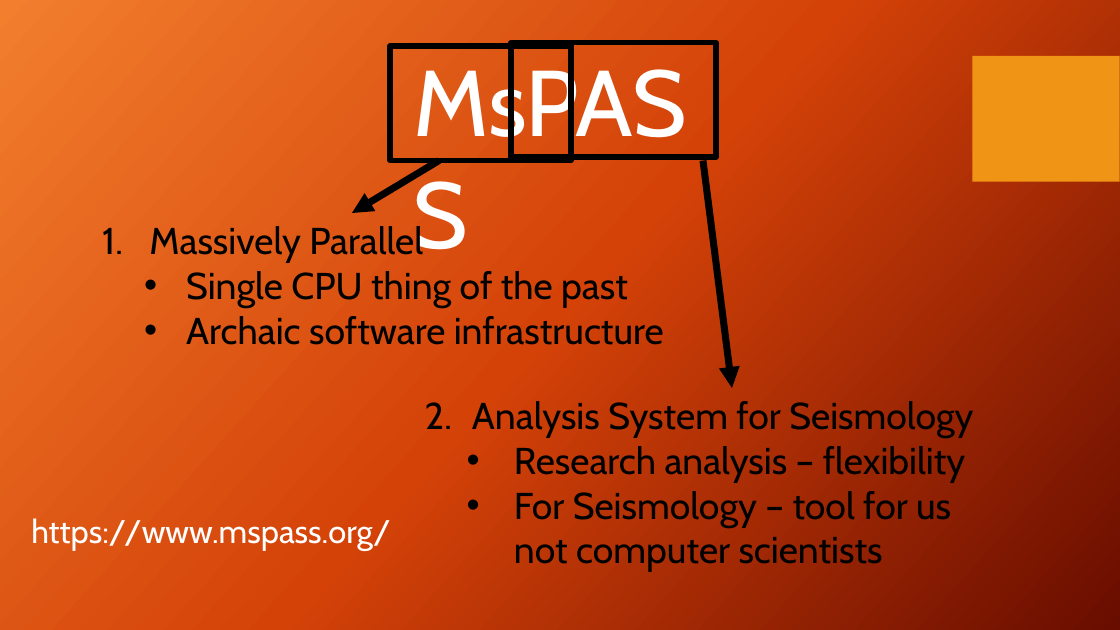
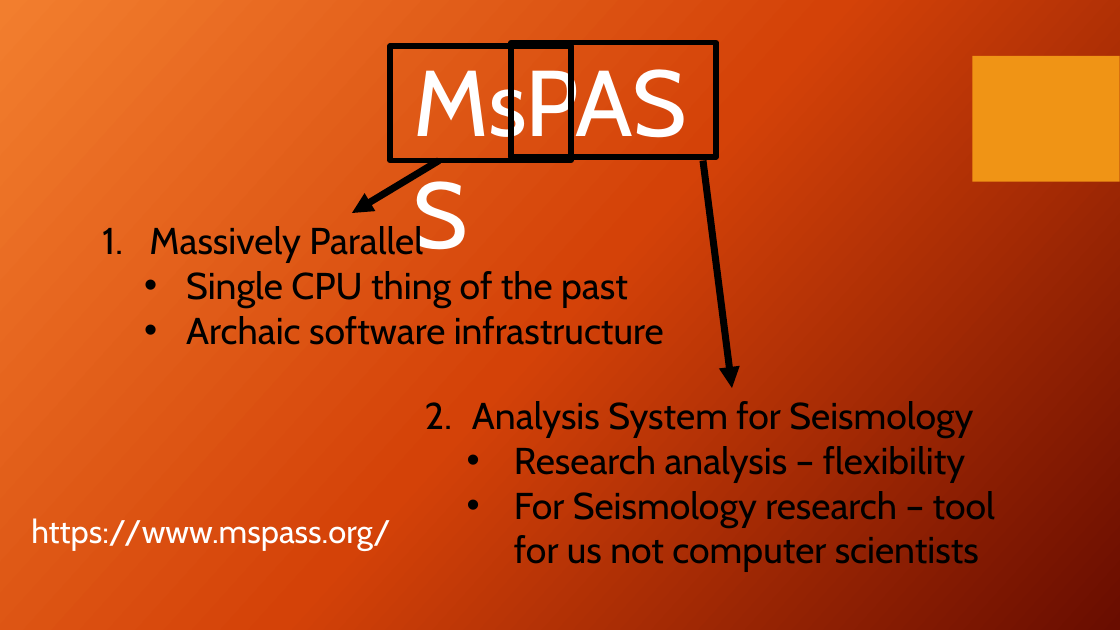
Before and after one commit to mspass-team/mspass_tutorial, a slide deck: slide 3 of SCOPED_2024/MsPASS_Overview.pptx. Drawn at 1120x630 pixels with LibreOffice and Linux fonts; fonts in the diff are those of the drawing; background and template pictures are left out. Boxes give left, top, right and bottom in pixels: in the first picture for what was removed or moved away, otherwise in the second. Text is boxed around its words. In the diff, an @@ line names an element or a change of style, - is before the commit and + after.

```diff
--- a/SCOPED_2024/MsPASS_Overview.pptx
+++ b/SCOPED_2024/MsPASS_Overview.pptx
@@ text at (x1=514, y1=491, x2=995, y2=572): text changed @@
-  • For Seismology – tool for us not computer scientists
+  • For Seismology research – tool for us not computer scientists
```
Also in this commit, not shown: 7 other slides changed, 1 slide removed, 2 other files.
